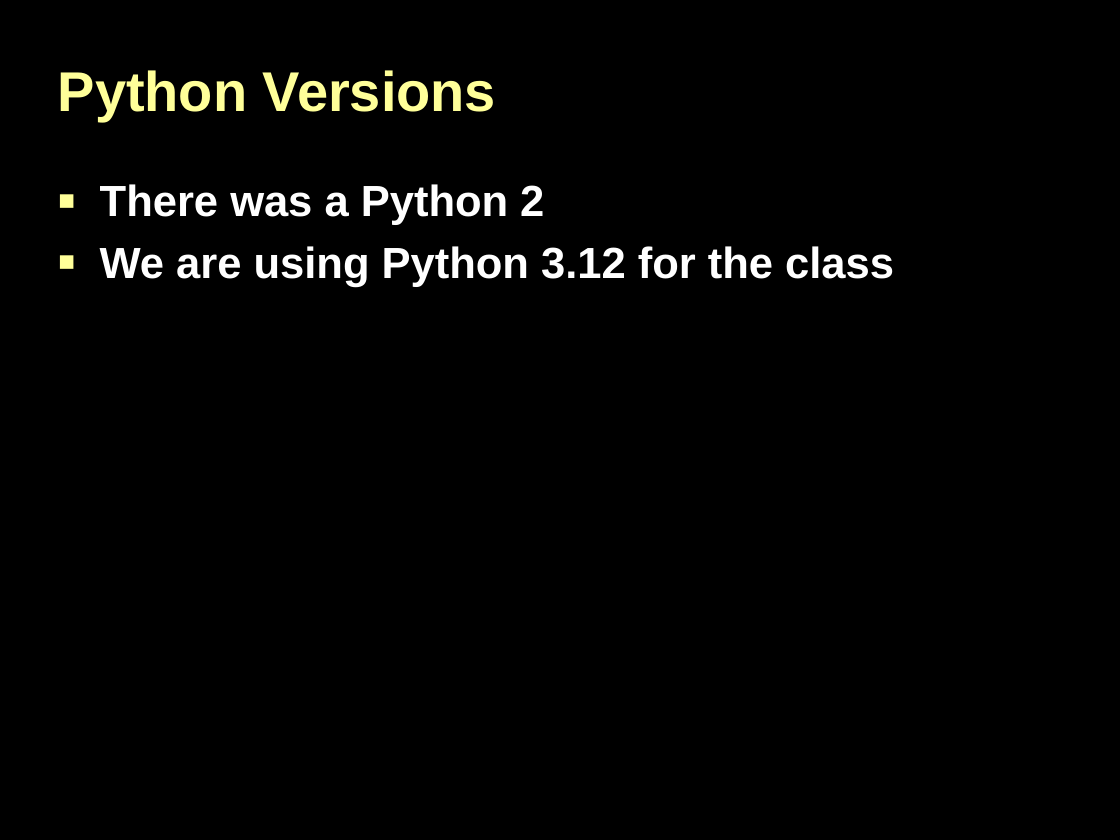
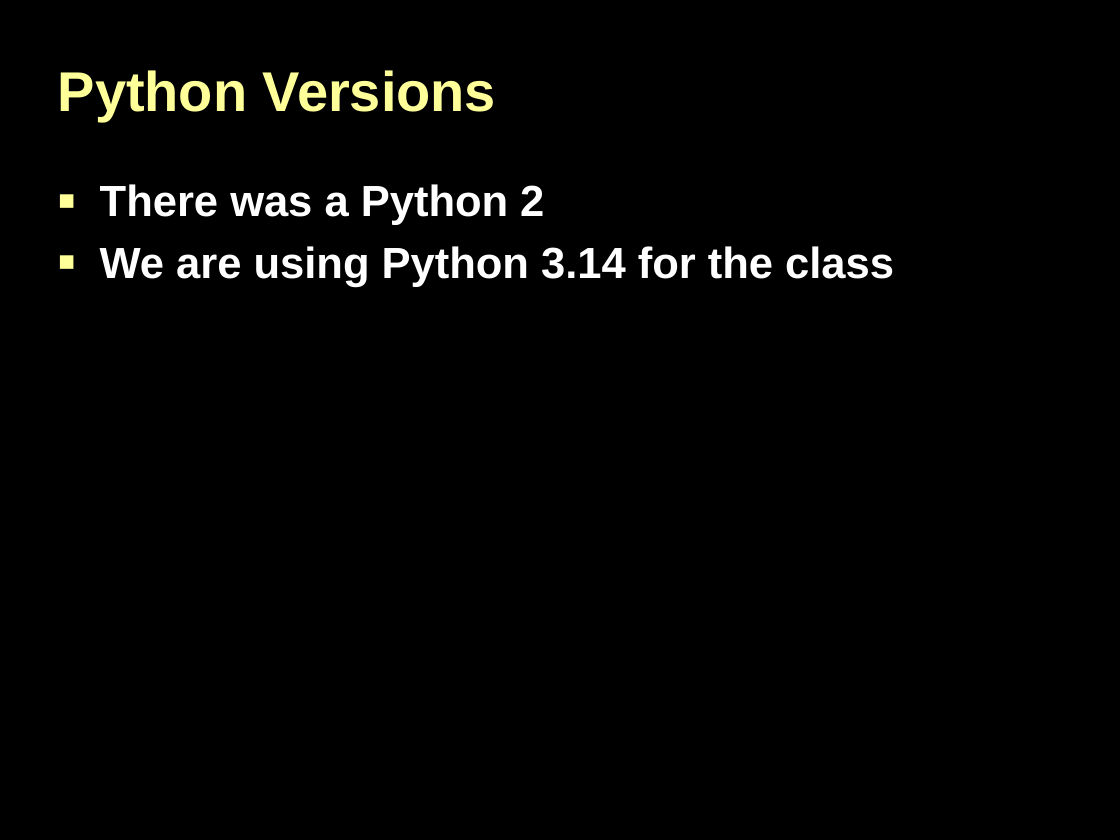
Before and after one commit to DOI-USGS/python-for-hydrology, a slide deck: slide 19 of powerpoint_presentations/PythonOverview.pptx. Drawn at 1120x840 pixels with LibreOffice and Linux fonts; fonts in the diff are those of the drawing; background and template pictures are left out. Boxes give left, top, right and bottom in pixels: in the first picture for what was removed or moved away, otherwise in the second. Text is boxed around its words. In the diff, an @@ line names an element or a change of style, - is before the commit and + after.

```diff
--- a/powerpoint_presentations/PythonOverview.pptx
+++ b/powerpoint_presentations/PythonOverview.pptx
@@ text at [100,246,894,287]: text changed @@
-▪ We are using Python 3.12 for the class
+▪ We are using Python 3.14 for the class
```
Also in this commit, not shown: 7 other slides changed.
